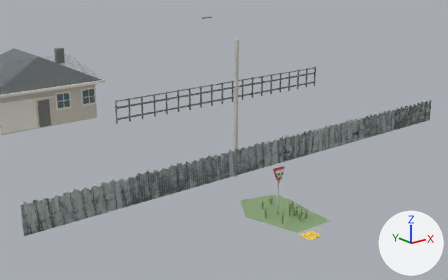
The glTF model src/IndoorCycling.Game/Assets/World/PineHill/PineHillGiveWayIntersection.glb as it was, and as the next commit left it.
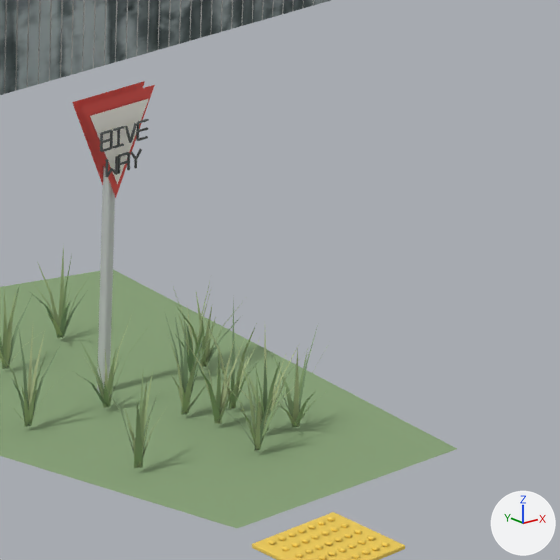
There are two pictures of each version: one whole from a 50 mm camera at (-26.62, -15.5, 13.63) aimed at (-7.21, 8.77, 3.92), one close up on the part from 58% to 77% of the width and 55% to 85% of the height. Every picture has the same lights, and +X, +Y and +Z are marked at lower right. The first two pictures are the older version. Where no turn or scale is listed for an object, it has been applied to the vertices. Vertices at exactly the same position are counted once.

The first close-up shows 'Approach-facing GIVE WAY legend', 'Give-way enamel face', 'Give-way red triangular sign', 'Give-way steel post', 'Grass berm near kerb', 'Pine Hill 34m individually boarded timber fence', 'PineHillAsset_Ornamental grass blade 0', 'PineHillAsset_Ornamental grass blade 1', 'PineHillAsset_Ornamental grass blade 2', 'PineHillAsset_Ornamental grass blade 3', 'PineHillAsset_Tactile kerb pad yellow'.
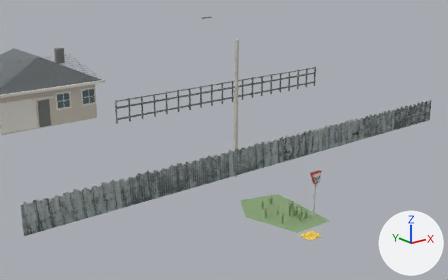
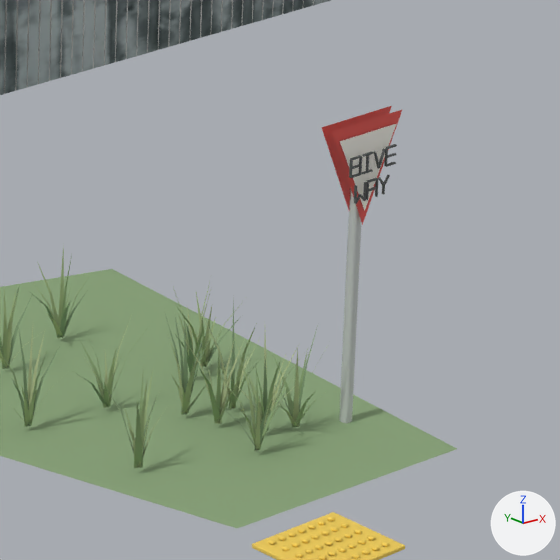
Commit message: Prepare Pine Hill experimental route package

What differs and where, as boxes [x1, y1, x2, y2] in the close-ups (560 x 560 px):
```json
{"object": "Give-way steel post", "change": "moved", "before": [97, 165, 115, 393], "after": [339, 188, 361, 423]}
{"object": "Give-way red triangular sign", "change": "moved", "before": [72, 81, 155, 198], "after": [322, 106, 402, 225]}
{"object": "Give-way enamel face", "change": "moved", "before": [90, 99, 149, 184], "after": [340, 124, 396, 210]}
{"object": "Approach-facing GIVE WAY legend", "change": "moved", "before": [100, 119, 149, 178], "after": [349, 144, 397, 204]}
```

Scene script edits in JSON lines:
```json
{"block": "me_approach_facing_give_way_legendmesh", "where": "# used by ob_approach_facing_give_way_legend; location = (0.0, 0.0, 0.0)"}
{"op": "remove", "block": "me_approach_facing_give_way_legendmesh", "code": "me_approach_facing_give_way_legendmesh.from_pydata(...)  # 220 vertices, 360 faces; spans x -5.554..-5.052, y 6.432..6.45, z 1.943..2.329"}
{"op": "add", "block": "me_approach_facing_give_way_legendmesh", "code": "me_approach_facing_give_way_legendmesh.from_pydata(...)  # 220 vertices, 360 faces; spans x -4.454..-3.953, y 4.832..4.85, z 1.943..2.329"}
{"block": "me_approach_facing_give_way_legendmesh", "change": "me_approach_facing_give_way_legendmesh part 1: the whole mesh is moved by (1.1, -1.6, 0.0)"}
{"block": "me_give_way_enamel_facemesh", "where": "# used by ob_give_way_enamel_face; location = (0.0, 0.0, 0.0)"}
{"op": "remove", "block": "me_give_way_enamel_facemesh", "code": "me_give_way_enamel_facemesh.from_pydata(...)  # 6 vertices, 2 faces; spans x -5.616..-4.984, y 6.505..6.53, z 1.82..2.465"}
{"op": "add", "block": "me_give_way_enamel_facemesh", "code": "me_give_way_enamel_facemesh.from_pydata(...)  # 6 vertices, 2 faces; spans x -4.516..-3.884, y 4.905..4.93, z 1.82..2.465"}
{"block": "me_give_way_enamel_facemesh", "change": "me_give_way_enamel_facemesh part 2: the whole mesh is moved by (1.1, -1.6, 0.0)"}
{"block": "me_give_way_red_triangular_signmesh", "where": "# used by ob_give_way_red_triangular_sign; location = (0.0, 0.0, 0.0)"}
{"op": "remove", "block": "me_give_way_red_triangular_signmesh", "code": "me_give_way_red_triangular_signmesh.from_pydata(...)  # 6 vertices, 2 faces; spans x -5.69..-4.91, y 6.52..6.63, z 1.7..2.56"}
{"op": "add", "block": "me_give_way_red_triangular_signmesh", "code": "me_give_way_red_triangular_signmesh.from_pydata(...)  # 6 vertices, 2 faces; spans x -4.59..-3.81, y 4.92..5.03, z 1.7..2.56"}
{"block": "me_give_way_red_triangular_signmesh", "change": "me_give_way_red_triangular_signmesh part 3: the whole mesh is moved by (1.1, -1.6, 0.0)"}
{"op": "set", "path": "ob_give_way_steel_post.location", "old": "(-5.3, 6.6, 1.21)", "new": "(-4.2, 5.0, 1.21)"}
```
